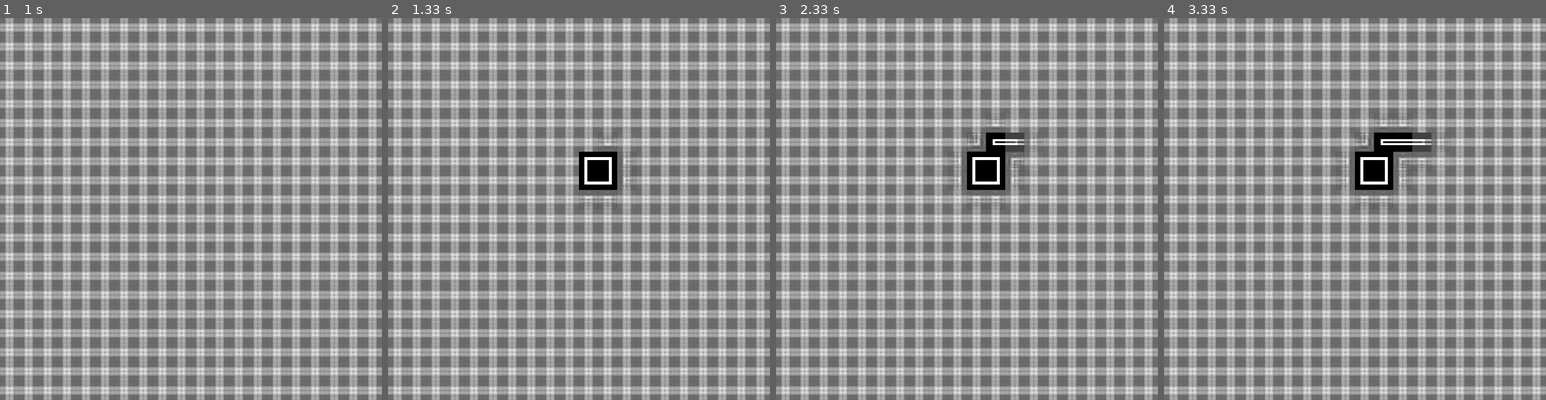
Above: before the commit, frames 1-4 (left to right).
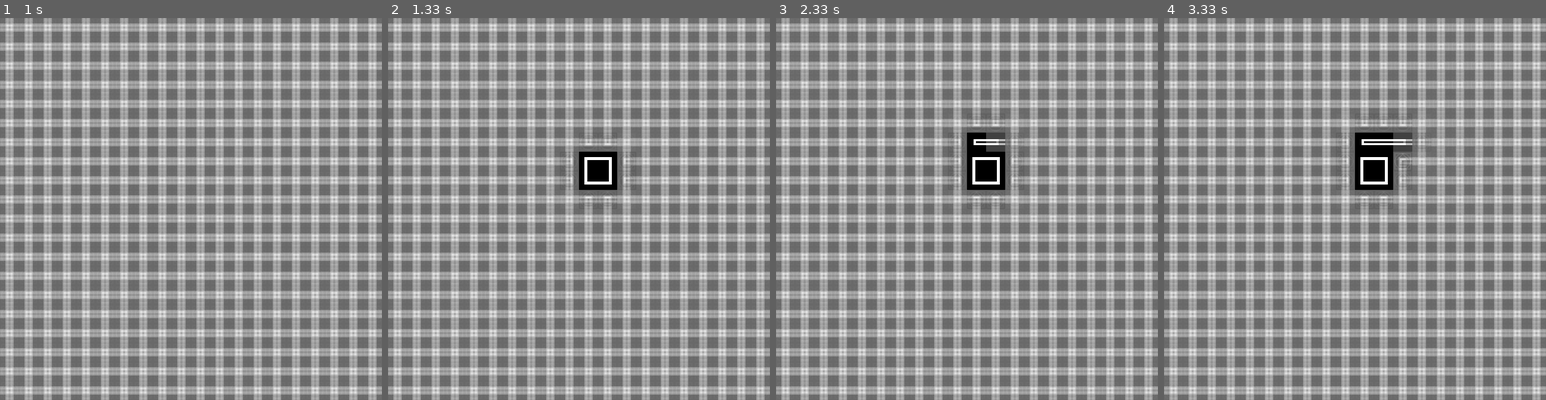
Above: after the commit, the same moments.

Repository: bobbarnes1981/PyGameWaveFunctionCollapse
Game: pygame game, started from wfc/__main__.py
Same seed, same stepped clock (60 frames per second), same inputs: the game is played once before the commit and once after it.
Inputs:
- Up to frame 1 (1 s): no input
- Up to frame 2 (1.33 s): no input
- Up to frame 3 (2.33 s): no input
- Up to frame 4 (3.33 s): no input

Frame 1 is identical in both runs. In frame 2, 0.1% of the frame differs, in the area x 46-54%, y 31-45%; in frame 3, 0.9%; in frame 4, 0.9%, in the area x 46-74%, y 25-39%.

Commit message:
show failures, multiple passess to resolve probabilities

Diff:
--- a/wfc/solver.py
+++ b/wfc/solver.py
@@ -5,6 +5,10 @@
 import time
 
 COLOUR_WHITE = (255,255,255)
+COLOUR_RED = (255,0,0)
+
+# hack to try and reduce failures
+NUMBER_OF_PASSES = 2
 
 TILE_WIDTH = 32
 TILE_HEIGHT = 32
@@ -122,15 +126,17 @@
             # select one of the options
             chosen_tile = random.choice(cell['choices'])
 
+            # should we check before choosing that it's still valid
             cell['choices'] = [chosen_tile]
 
             self.resolve_cells()
         return False
     def resolve_cells(self):
         # resolve cells
-        for r in range(0, TILE_Y):
-            for c in range(0, TILE_X):
-                self.resolve_cell(r, c)
+        for p in range(0, NUMBER_OF_PASSES):
+            for r in range(0, TILE_Y):
+                for c in range(0, TILE_X):
+                    self.resolve_cell(r, c)
     def resolve_cell(self, r, c):
         logging.info('checking {0},{1}'.format(r,c))
         cell = self._grid[r][c]
@@ -197,7 +203,10 @@
                 x = c*TILE_WIDTH
                 y = r*TILE_HEIGHT
                 cell = self._grid[r][c]
-                if len(cell['choices']) == 1:
+                num_choices = len(cell['choices'])
+                if num_choices == 0:
+                    pygame.draw.rect(self._display_surf, COLOUR_RED, (x, y, TILE_WIDTH, TILE_HEIGHT))
+                elif num_choices == 1:
                     self._display_surf.blit(self._tileset.image(cell['choices'][0]), (x, y))
                 elif self._shownumbers:
                     img = self.font_l.render(str(len(cell['choices'])), True, (0,0,0))
